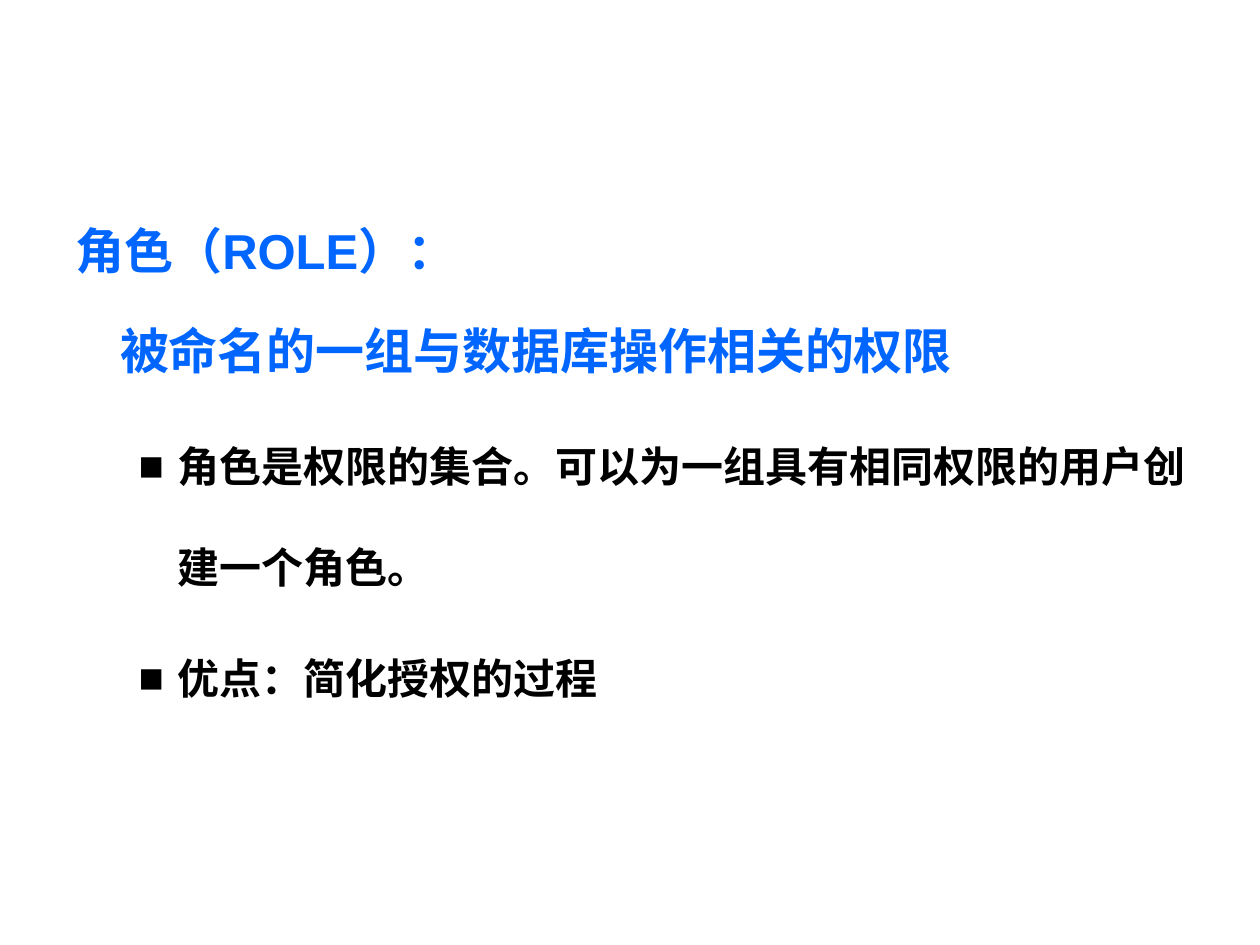
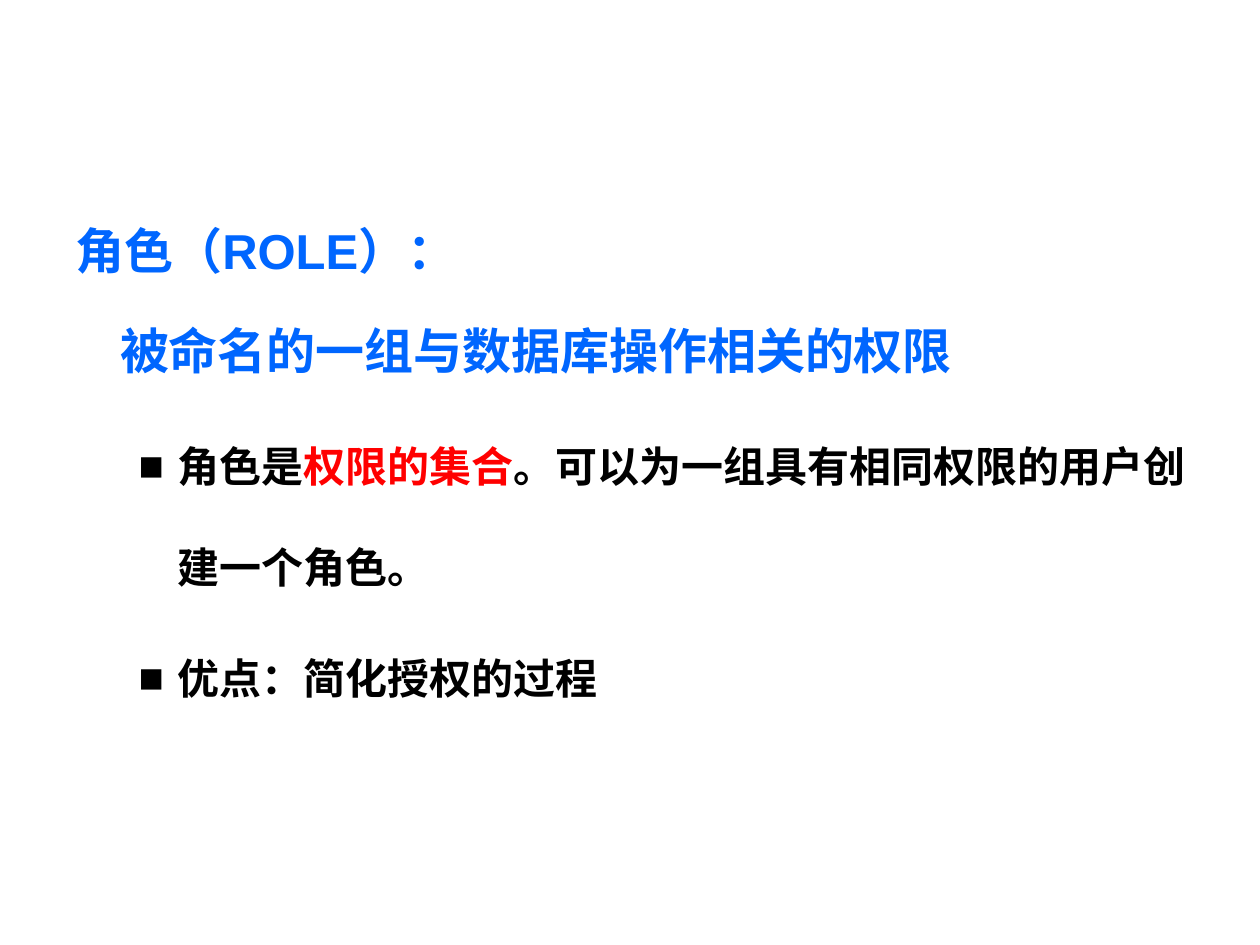
Before and after one commit to HBU/DataBase, a slide deck: slide 39 of PPT/DB第04章.ppt (slide 42 before the commit). Drawn at 1260x945 pixels with LibreOffice and Linux fonts; fonts in the diff are those of the drawing; background and template pictures are left out. Boxes give left, top, right and bottom in pixels: in the first picture for what was removed or moved away, otherwise in the second. Text is boxed around its words. In the diff, an @@ line names an element or a change of style, - is before the commit and + after.

```diff
--- a/PPT/DB第04章.ppt
+++ b/PPT/DB第04章.ppt
@@ text at (178, 446, 1186, 587): text colour #000000 to #FF0000 in "角色是权限的集合。可以为一组具有相同权限的用户创建一个角色。" @@
```
Also in this commit, not shown: 5 other slides changed, 3 slides removed.
